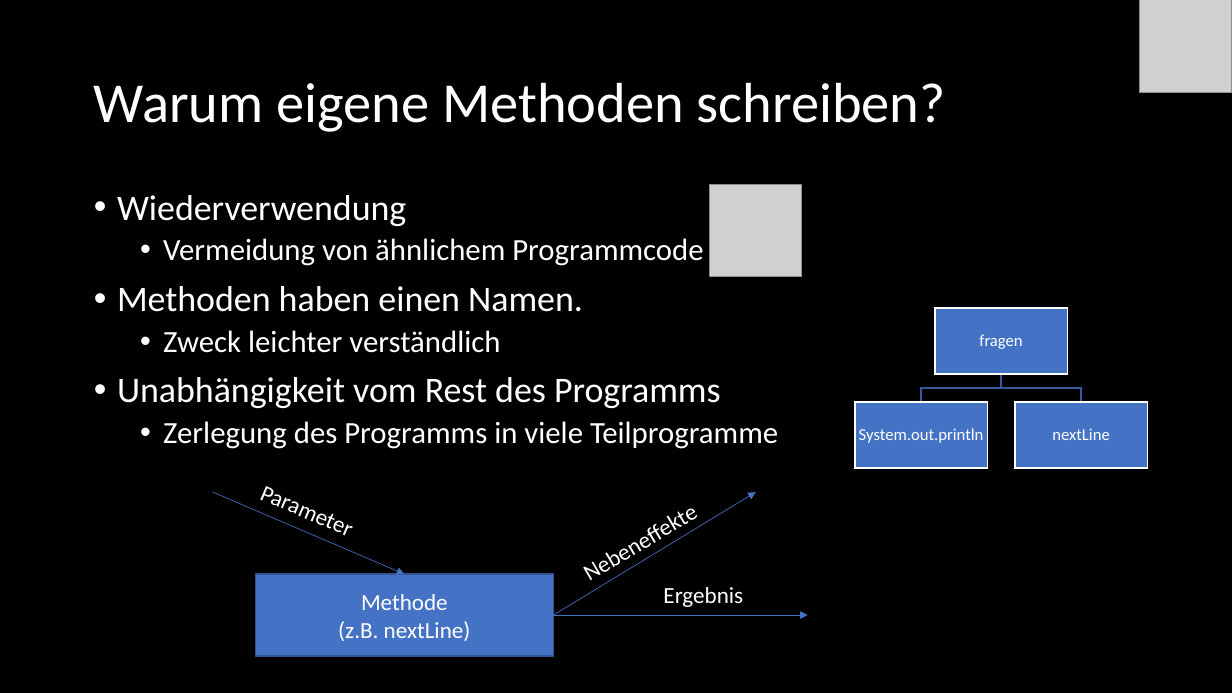
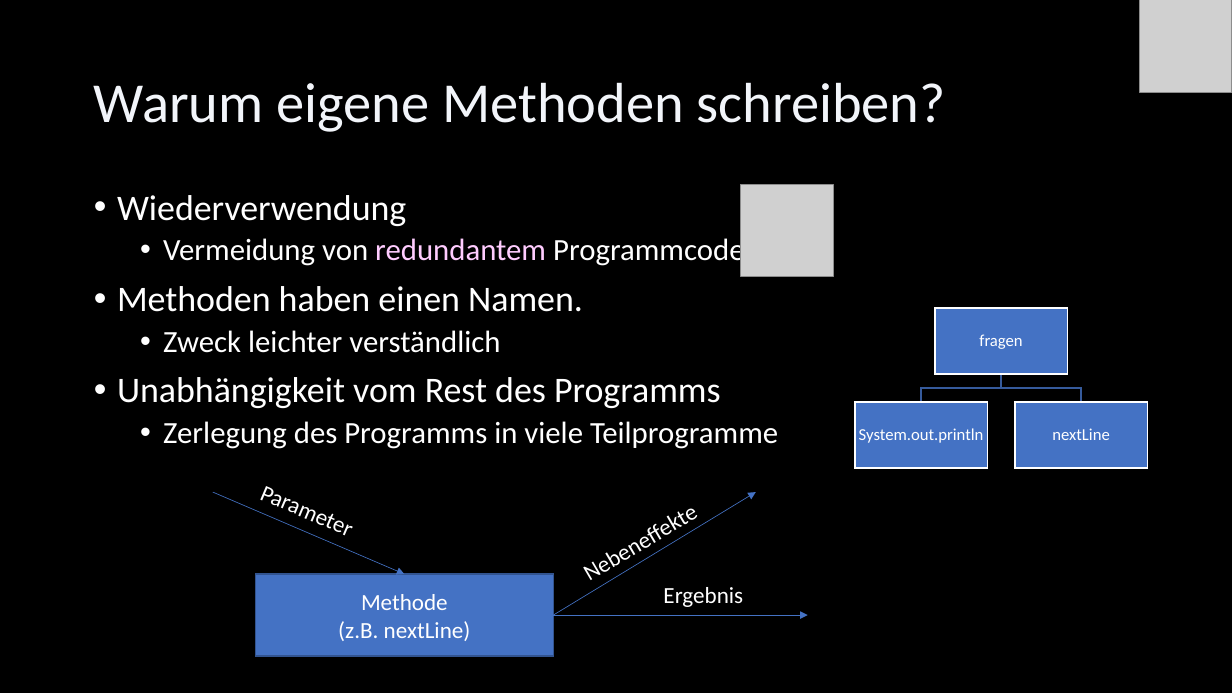
Before and after one commit to Cactusroot/Java, a slide deck: slide 18 of src/Java.pptx. Drawn at 1232x693 pixels with LibreOffice and Linux fonts; fonts in the diff are those of the drawing; grey boxes stand for pictures. Boxes give left, top, right and bottom in pixels: in the first picture for what was removed or moved away, otherwise in the second. Text is boxed around its words. In the diff, an @@ line names an element or a change of style, - is before the commit and + after.

```diff
--- a/src/Java.pptx
+++ b/src/Java.pptx
@@ picture: place and size @@
-picture at [710,185,802,277]
+picture at [741,185,834,277]
@@ text at [163,235,744,269]: text changed @@
-  • Vermeidung von ähnlichem Programmcode
+  • Vermeidung von redundantem Programmcode
```
Also in this commit, not shown: 75 other slides changed, 3 slides added, 1 slide removed.
